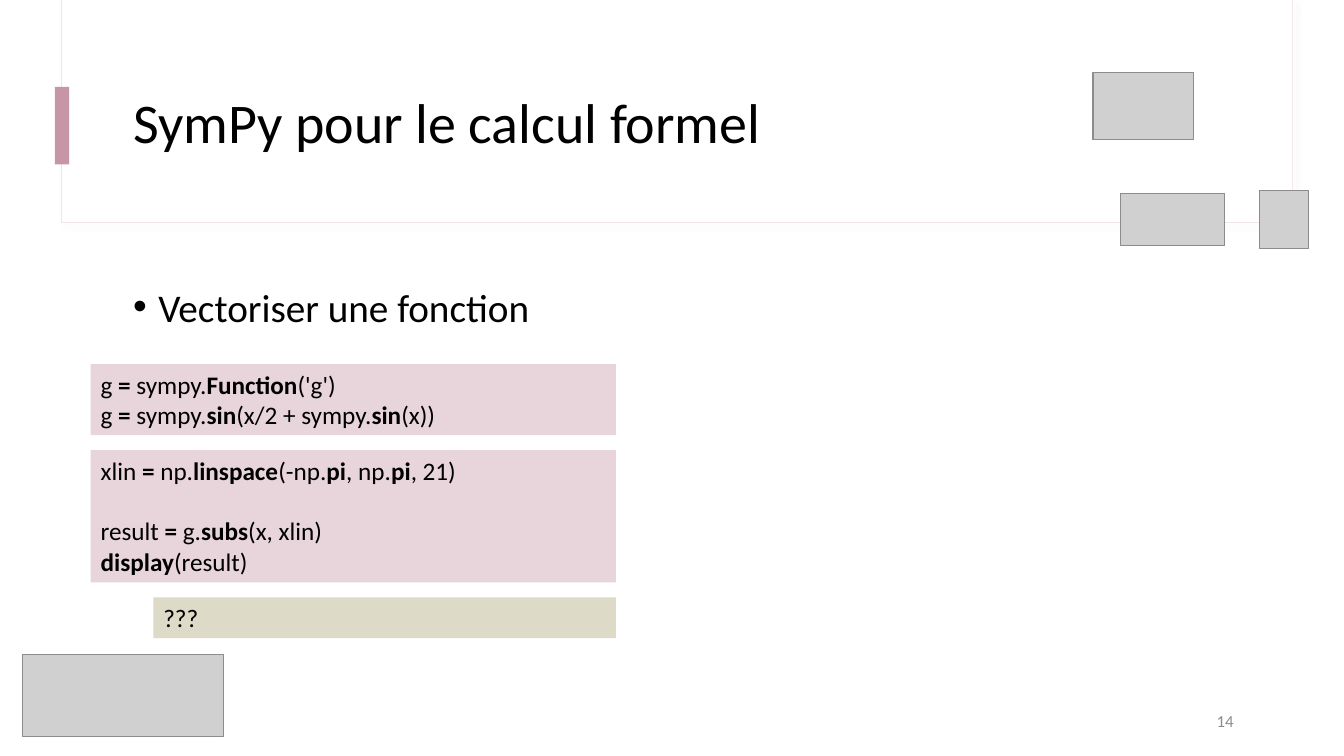
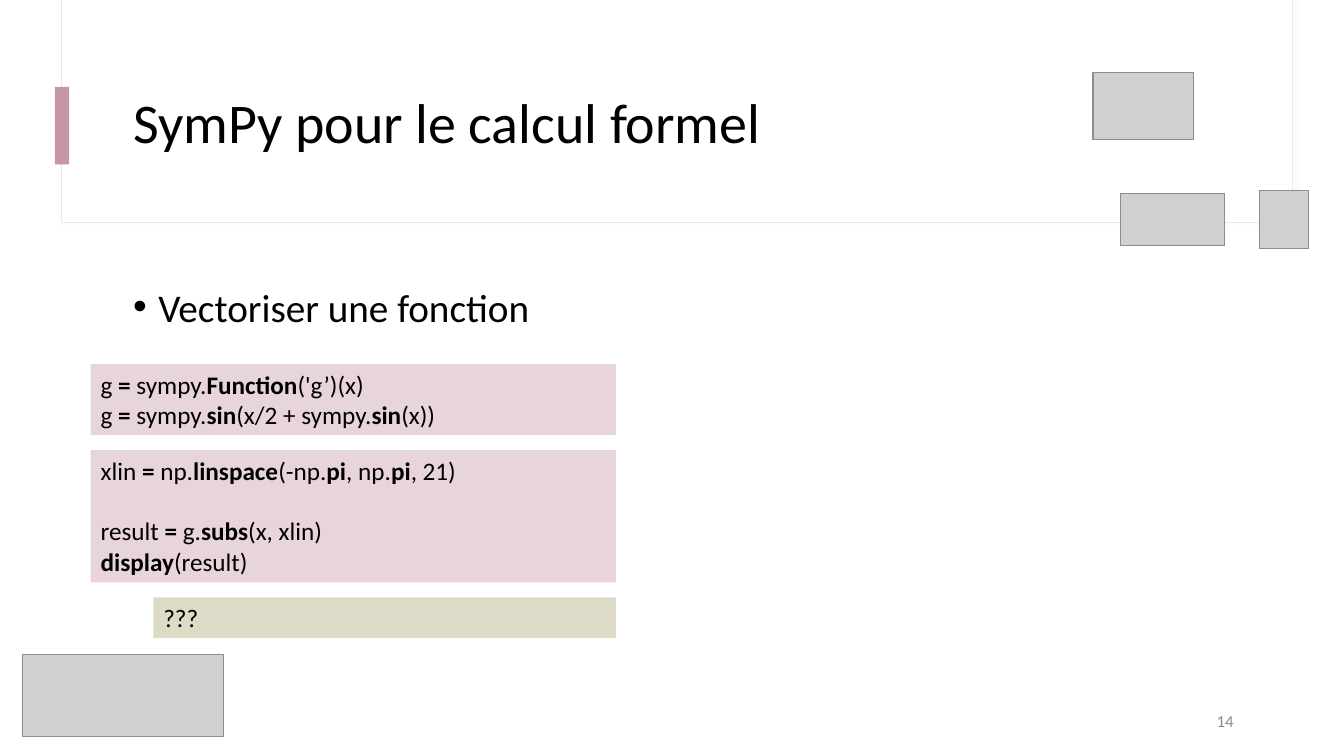
Before and after one commit to IOGS-Digital-Methods/semester-5, a slide deck: slide 14 of ONIP/onip_b1_methodes_numeriques/seance2_equation_diff/B1_s2_1_Approche_Symbolique.pptx. Drawn at 1344x756 pixels with LibreOffice and Linux fonts; fonts in the diff are those of the drawing; grey boxes stand for pictures. Boxes give left, top, right and bottom in pixels: in the first picture for what was removed or moved away, otherwise in the second. Text is boxed around its words. In the diff, an @@ line names an element or a change of style, - is before the commit and + after.

```diff
--- a/ONIP/onip_b1_methodes_numeriques/seance2_equation_diff/B1_s2_1_Approche_Symbolique.pptx
+++ b/ONIP/onip_b1_methodes_numeriques/seance2_equation_diff/B1_s2_1_Approche_Symbolique.pptx
@@ text in rectangle at box(101, 375, 363, 399): text changed @@
-g = sympy.Function('g')
+g = sympy.Function('g’)(x)
```
Also in this commit, not shown: 2 other slides changed, 1 slide added, 3 other files.
